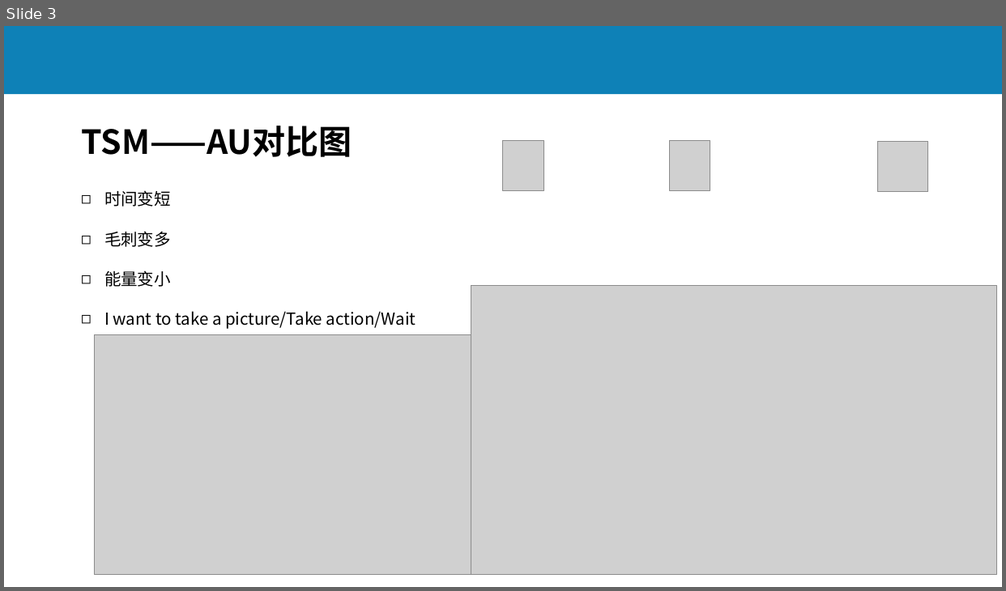
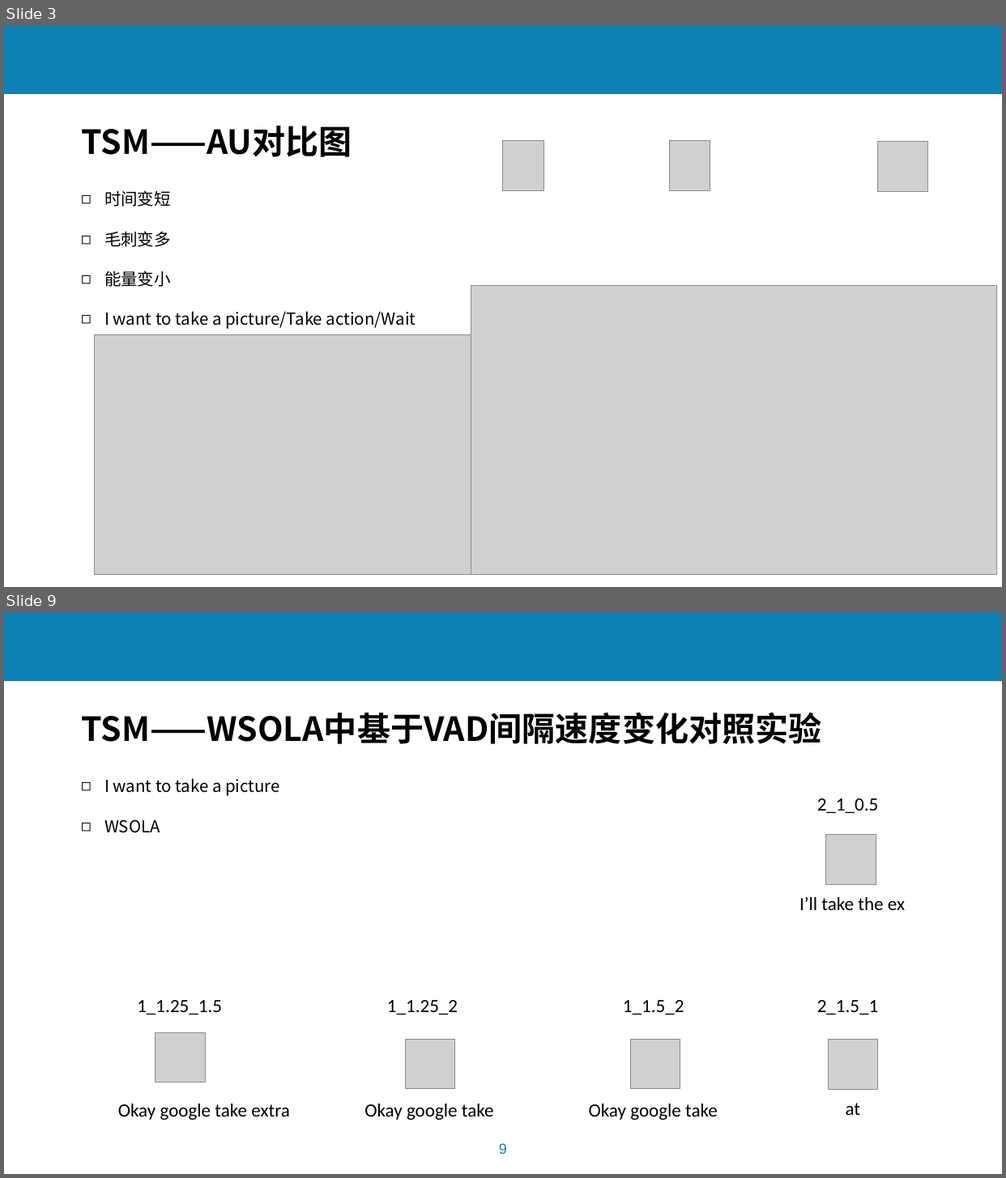
Before and after one commit to lchmoxing/audio_tsm_test, a slide deck: documents/基于音频预处理过程的语音识别系统攻击5.6_brief.pptx. Shown one above the other, each under a label of ours: slide 3 before the commit, slides 3 and 9 after it; the slides between them are not shown. The pictures are 1006x591 and 1006x1178 pixels, drawn with LibreOffice and Linux fonts; fonts in the diff are those of the drawing; grey boxes stand for pictures; background and template pictures are left out. Boxes give left, top, right and bottom in pixels: in the first picture for what was removed or moved away, otherwise in the second. Text is boxed around its words. In the diff, an @@ line names an element or a change of style, - is before the commit and + after.

```diff
--- a/documents/基于音频预处理过程的语音识别系统攻击5.6_brief.pptx
+++ b/documents/基于音频预处理过程的语音识别系统攻击5.6_brief.pptx
@@ slide 9 added at [4, 613, 1002, 1174], background #FFFFFF; not listed: 2 template elements that a slide beside it also shows @@
@@ text added at [81, 712, 821, 744], 32 pt, text #000000, bold @@
+TSM——WSOLA中基于VAD间隔速度变化对照实验
@@ text added at [104, 778, 280, 833], 16 pt, text #000000 @@
+◻ I want to take a picture
+◻ WSOLA
@@ text added at [817, 798, 879, 813], 18 pt, text #000000 @@
+2_1_0.5
@@ picture added at [826, 835, 876, 884] @@
@@ text added at [799, 897, 905, 910], 18 pt, text #000000 @@
+I’ll take the ex
@@ text added at [137, 1000, 222, 1015], 18 pt, text #000000 @@
+1_1.25_1.5
@@ text added at [387, 1000, 458, 1015], 18 pt, text #000000 @@
+1_1.25_2
@@ text added at [623, 1000, 684, 1015], 18 pt, text #000000 @@
+1_1.5_2
@@ text added at [817, 1000, 879, 1015], 18 pt, text #000000 @@
+2_1.5_1
@@ picture added at [155, 1033, 206, 1083] @@
@@ picture added at [405, 1039, 455, 1089] @@
@@ picture added at [631, 1039, 681, 1089] @@
@@ picture added at [829, 1040, 879, 1090] @@
@@ text added at [118, 1104, 290, 1120], 18 pt, text #000000 @@
+Okay google take extra
@@ text added at [364, 1104, 494, 1120], 18 pt, text #000000 @@
+Okay google take
@@ text added at [589, 1104, 718, 1120], 18 pt, text #000000 @@
+Okay google take
@@ text added at [846, 1103, 861, 1115], 18 pt, text #000000 @@
+at
```
Also in this commit, not shown: 7 other slides added, 25 other files.
